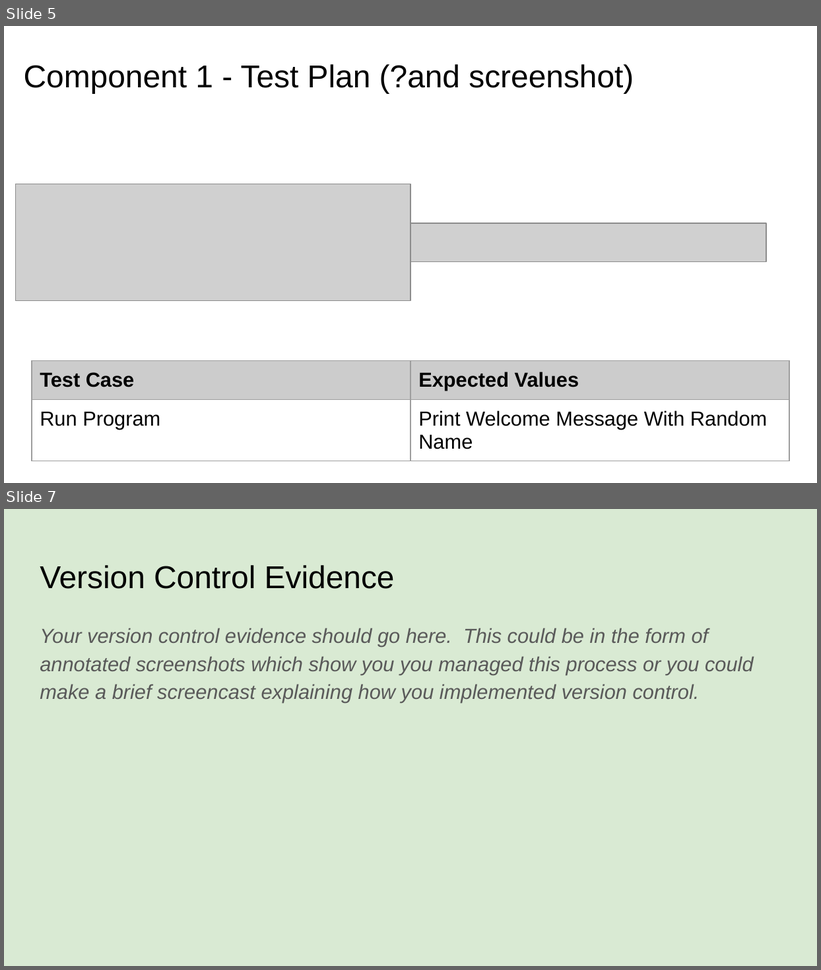
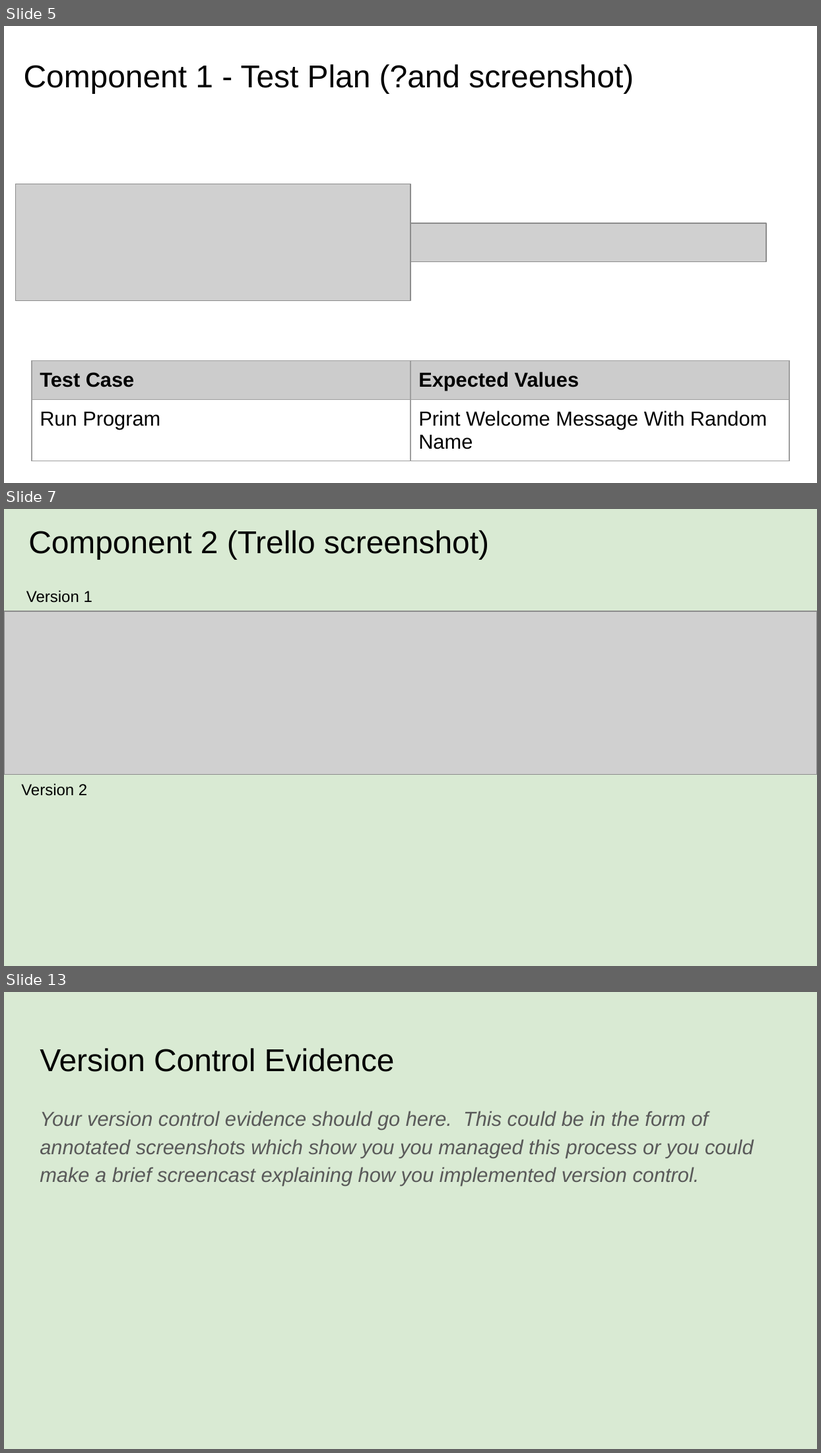
Before and after one commit to randombrunch/Pizza_Bot, a slide deck: 022_91893+_+91897+Documentation.pptx. Shown one above the other, each under a label of ours: slides 5 and 7 before the commit, slides 5, 7 and 13 after it; the slides between them are not shown. The pictures are 821x970 and 821x1453 pixels, drawn with LibreOffice and Linux fonts; fonts in the diff are those of the drawing; grey boxes stand for pictures. Boxes give left, top, right and bottom in pixels: in the first picture for what was removed or moved away, otherwise in the second. Text is boxed around its words. In the diff, an @@ line names an element or a change of style, - is before the commit and + after.

```diff
--- a/022_91893+_+91897+Documentation.pptx
+++ b/022_91893+_+91897+Documentation.pptx
@@ slide 7 added at [4, 509, 817, 966], background #D9EAD3 @@
@@ title added at [28, 530, 489, 559], 28 pt, text #000000 @@
+Component 2 (Trello screenshot)
@@ text added at [26, 590, 92, 603], 14 pt, text #000000 @@
+Version 1
@@ picture added at [4, 611, 817, 775] @@
@@ text added at [21, 784, 87, 796], 14 pt, text #000000 @@
+Version 2
@@ what was slide 7 is now slide 13 @@
```
Also in this commit, not shown: 1 slide changed, 5 other slides added, 3 other files.
